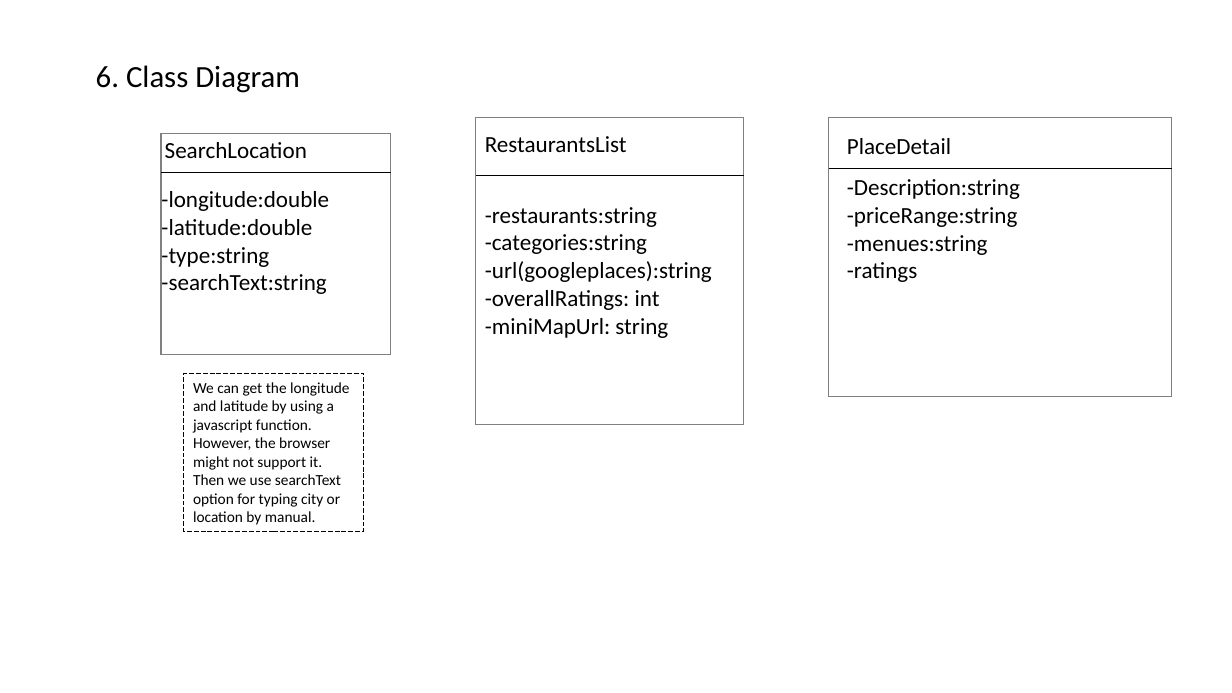
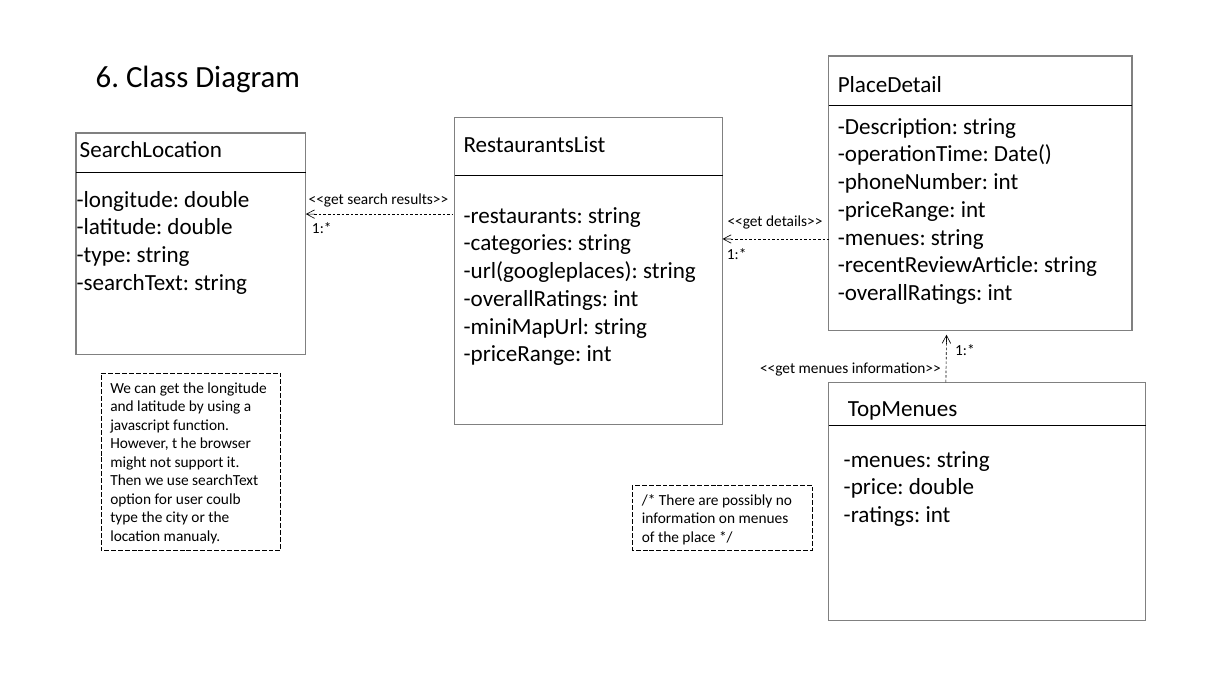
Before and after one commit to brianj-kim/ENSE-374-Project, a slide deck: slide 6 of Milestone#2 Reportouts/UMLDiagrams.pptx. Drawn at 1232x693 pixels with LibreOffice and Linux fonts; fonts in the diff are those of the drawing. Boxes give left, top, right and bottom in pixels: in the first picture for what was removed or moved away, otherwise in the second. Text is boxed around its words. In the diff, an @@ line names an element or a change of style, - is before the commit and + after.

Commit message:
comlete class diagram

```diff
--- a/Milestone#2 Reportouts/UMLDiagrams.pptx
+++ b/Milestone#2 Reportouts/UMLDiagrams.pptx
@@ rectangle: place and size @@
-rectangle at (829,117,1172,396)
+rectangle at (829,56,1132,331)
@@ text "PlaceDetail": place and size @@
-text "PlaceDetail" at (847,138,951,154)
+text "PlaceDetail" at (838,76,942,92)
@@ line moved from (829, 168) - (1172, 168) to (829, 105) - (1132, 105) @@
@@ text at (838,118,1097,304): text changed @@
--Description:string
--priceRange:string
--menues:string
--ratings
+-Description: string
+-operationTime: Date()
+-phoneNumber: int
+-priceRange: int
+-menues: string
+-recentReviewArticle: string
+-overallRatings: int
@@ 1 text, 1 rectangle, 1 line: place and size @@
-1 text, 1 rectangle, 1 line at (161,133,391,355)
+1 text, 1 rectangle, 1 line at (76,133,306,355)
@@ 1 text, 1 rectangle, 1 line: place and size @@
-1 text, 1 rectangle, 1 line at (476,117,744,425)
+1 text, 1 rectangle, 1 line at (455,117,723,425)
@@ text at (77,191,249,294): spaces changed @@
--longitude:double
--latitude:double
--type:string
--searchText:string
+-longitude: double
+-latitude: double
+-type: string
+-searchText: string
@@ text added at (309,193,448,207), 12 pt, text #000000 @@
+<<get search results>>
@@ text "-restaurants: string -categories: string": place and size @@
-text "-restaurants: string -categories: string" at (485,207,712,338)
+text "-restaurants: string -categories: string" at (464,207,696,365)
@@ text at (464,207,696,282): spaces changed @@
--restaurants:string
--categories:string
--url(googleplaces):string
+-restaurants: string
+-categories: string
+-url(googleplaces): string
@@ arrow added from (454, 214) to (306, 214), #000000 0.5 pt dashed @@
@@ text added at (312,222,332,233), 12 pt, text #000000 @@
+1:*
@@ arrow added from (829, 239) to (723, 239), #000000 0.5 pt dashed @@
@@ text added at (728,215,822,229), 12 pt, text #000000 @@
+<<get details>>
@@ text added at (727,248,747,259), 12 pt, text #000000 @@
+1:*
@@ text at (464,345,612,365): paragraph added @@
+-priceRange: int
@@ arrow added from (946, 384) to (946, 335), #000000 0.5 pt dashed @@
@@ text added at (955,344,975,355), 12 pt, text #000000 @@
+1:*
@@ rectangle "We can get the longitude ...": place and size @@
-rectangle "We can get the longitude ..." at (184,373,363,532)
+rectangle "We can get the longitude ..." at (101,373,280,551)
@@ text in rectangle at (110,382,266,544): text changed @@
-We can get the longitude and latitude by using a javascript function. However, the browser might not support it. Then we use searchText option for typing city or location by manual.
+We can get the longitude and latitude by using a javascript function. However, t he browser might not support it. Then we use searchText option for user coulb type the city or the location manualy.
@@ text added at (760,362,941,376), 12 pt, text #000000 @@
+<<get menues information>>
@@ rectangle added at (829,383,1146,620), outline #808080 1 pt @@
@@ text added at (848,401,957,420), 18 pt, text #000000 @@
+TopMenues
@@ line added from (829, 425) to (1146, 425), #000000 0.5 pt @@
@@ text added at (844,451,990,526), 18 pt, text #000000 @@
+-menues: string
+-price: double
+-ratings: int
@@ rectangle added at (633,485,812,551), outline #000000 0.75 pt dashed, 12 pt, text #000000 @@
+/* There are possibly no information on menues of the place */
```
